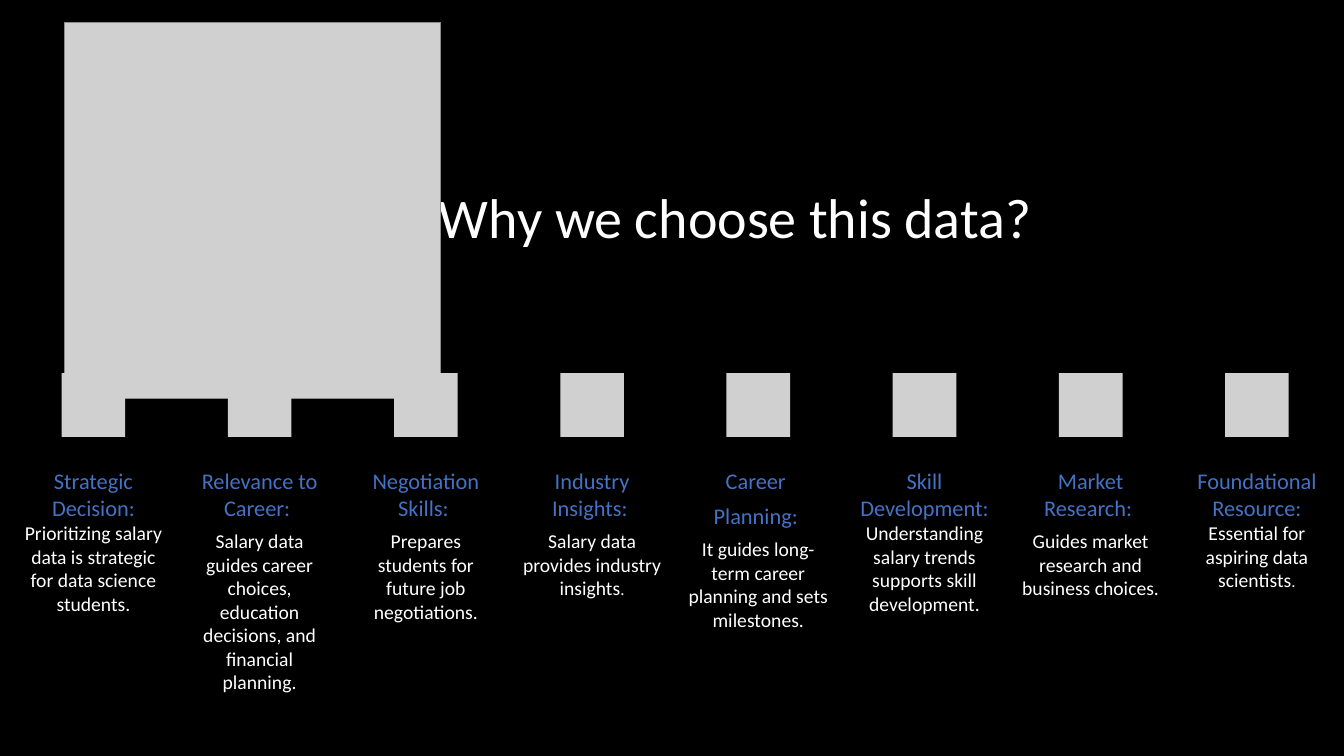
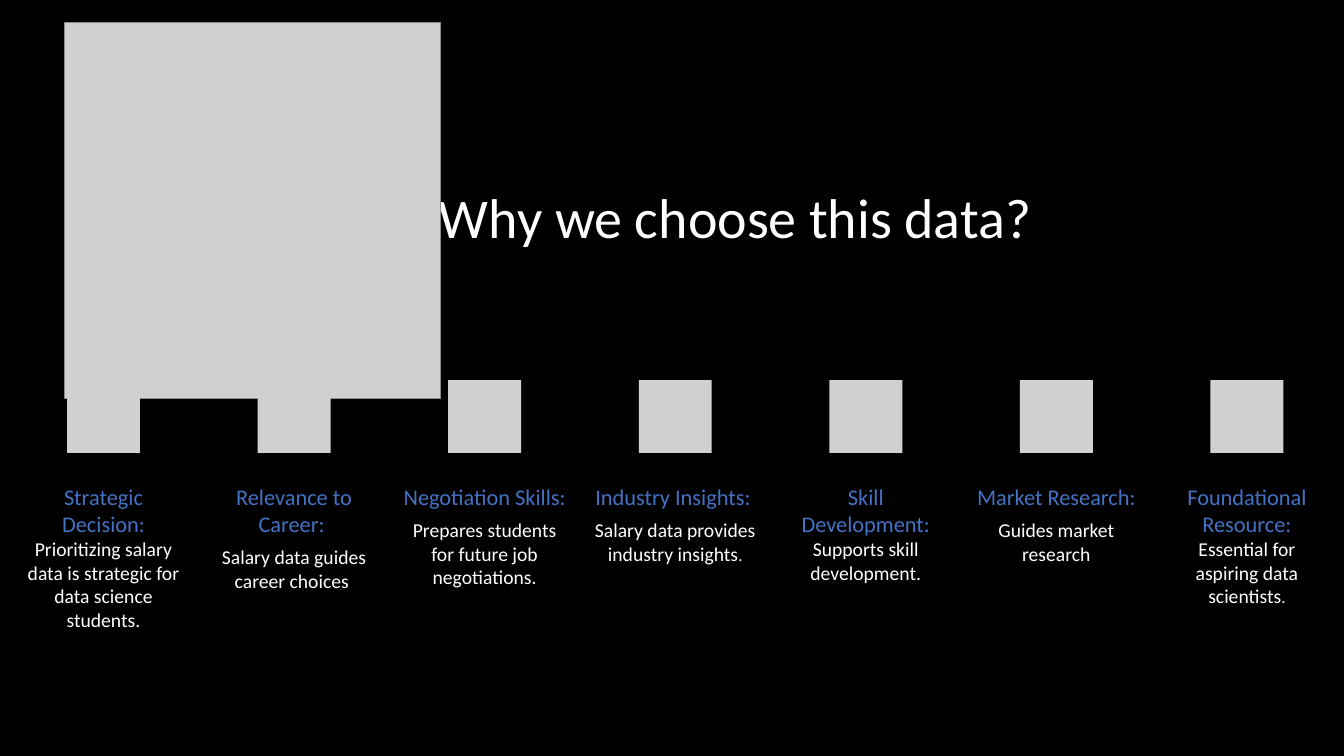
Before and after one commit to garimac12/project_acai, a slide deck: slide 3 of Presentation_project1.pptx. Drawn at 1344x756 pixels with LibreOffice and Linux fonts; fonts in the diff are those of the drawing; grey boxes stand for pictures. Boxes give left, top, right and bottom in pixels: in the first picture for what was removed or moved away, otherwise in the second. Text is boxed around its words. In the diff, an @@ line names an element or a change of style, - is before the commit and + after.

```diff
--- a/Presentation_project1.pptx
+++ b/Presentation_project1.pptx
@@ picture: place and size @@
-picture at bbox=[62, 373, 125, 437]
+picture at bbox=[68, 380, 140, 453]
@@ picture: place and size @@
-picture at bbox=[228, 373, 291, 437]
+picture at bbox=[258, 380, 331, 453]
@@ picture added at bbox=[449, 380, 521, 453] @@
@@ picture: place and size @@
-picture at bbox=[561, 373, 624, 437]
+picture at bbox=[639, 380, 712, 453]
@@ picture added at bbox=[830, 380, 902, 453] @@
@@ picture added at bbox=[1020, 380, 1093, 453] @@
@@ group removed at bbox=[394, 373, 1123, 627]: 4 pictures, 1 text @@
-Career
-Planning:
-It guides long-term career planning and sets milestones.
@@ picture: place and size @@
-picture at bbox=[1225, 373, 1289, 437]
+picture at bbox=[1211, 380, 1284, 453]
@@ text "Strategic Decision: Prioritizing salary data ..." rewrapped from bbox=[25, 473, 162, 611] to bbox=[28, 489, 179, 627] @@
@@ text "Relevance to Career:": place and size @@
-text "Relevance to Career:" at bbox=[202, 473, 317, 693]
+text "Relevance to Career:" at bbox=[222, 489, 366, 588]
@@ text "Negotiation Skills:" rewrapped from bbox=[373, 473, 479, 623] to bbox=[404, 489, 566, 588] @@
@@ text "Industry Insights:" rewrapped from bbox=[523, 473, 661, 599] to bbox=[595, 489, 755, 565] @@
@@ text at bbox=[802, 489, 930, 583]: text changed @@
-Skill Development: Understanding salary trends supports skill development.
+Skill Development: Supports skill development.
@@ text "Market Research:": place and size @@
-text "Market Research:" at bbox=[1022, 473, 1159, 595]
+text "Market Research:" at bbox=[977, 489, 1136, 561]
@@ text "Foundational Resource: Essential for aspiring ...": place and size @@
-text "Foundational Resource: Essential for aspiring ..." at bbox=[1197, 473, 1316, 587]
+text "Foundational Resource: Essential for aspiring ..." at bbox=[1187, 489, 1306, 603]
@@ text at bbox=[998, 523, 1114, 561]: text changed @@
-Guides market research and business choices.
+Guides market research
@@ text at bbox=[222, 550, 366, 588]: text changed @@
-Salary data guides career choices, education decisions, and financial planning.
+Salary data guides career choices
```
Also in this commit, not shown: 6 other slides changed, 15 slides added, 1 slide removed, 4 other files.
